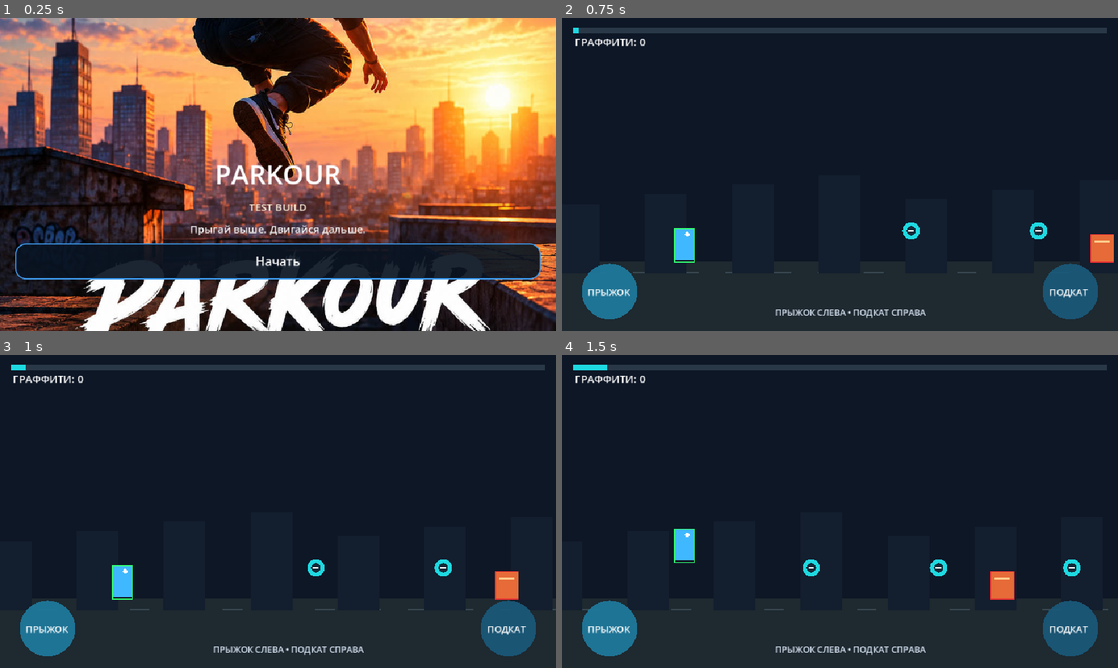
Above: before the commit, frames 1-4 (two rows, left to right).
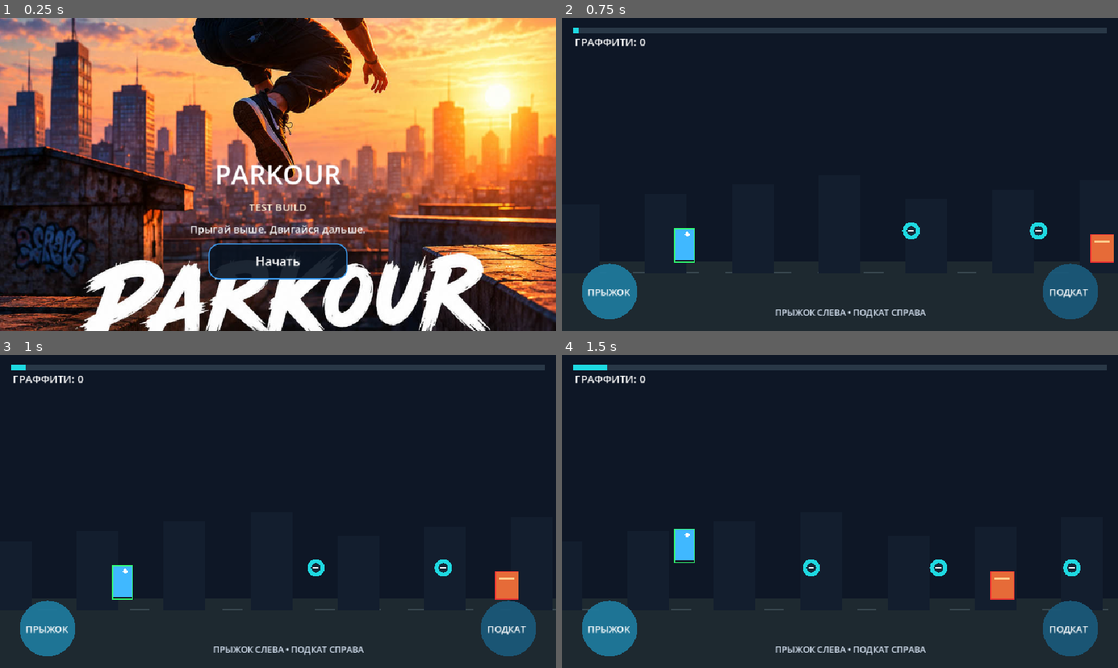
Above: after the commit, the same moments.

Repository: starden-opsv/Parkour
Game: Godot game, scene res://main.tscn
Two runs of this game, one before a commit and one after it. Both use one fixed random seed, a clock stepped at 60 frames per second and the inputs below.
Inputs (mouse positions are in pixels of both pictures, inside the frame that each line leads up to):
- Up to frame 1 (0.25 s): no input
- Up to frame 2 (0.75 s): click "Начать" at 0.5 s
- Up to frame 3 (1 s): no input
- Up to frame 4 (1.5 s): tap Enter at 1.25 s; move the mouse to (962, 495) at 1.27 s; hold Up from 1.28 s (still down); tap R at 1.35 s; click (962, 495) at 1.42 s

The runs differ from the first frame. In frame 1, 6.0% of the frame differs, in the area x 2-98%, y 72-84%; in frame 2, nothing differs; in frame 3, nothing differs; in frame 4, nothing differs.

Commit message:
Fill welcome background and center start button

Diff:
--- a/main.gd
+++ b/main.gd
@@ -17,9 +17,10 @@
 	var viewport_size := get_viewport_rect().size
 	var portrait := viewport_size.y >= viewport_size.x
 
-	# Portrait: preserve the entire original image, allowing empty margins if needed.
-	# Landscape: fill the screen with the image, cropping only as much as necessary.
-	background.stretch_mode = TextureRect.STRETCH_KEEP_ASPECT_CENTERED if portrait else TextureRect.STRETCH_KEEP_ASPECT_COVERED
+	# Always cover the full viewport. If aspect ratios differ, crop the image edges instead of showing black bars.
+	background.stretch_mode = TextureRect.STRETCH_KEEP_ASPECT_COVERED
+	start_button.custom_minimum_size.x = 220.0 if portrait else 240.0
+	start_button.size_flags_horizontal = Control.SIZE_SHRINK_CENTER
 
 	if portrait:
 		content.offset_left = 20.0
